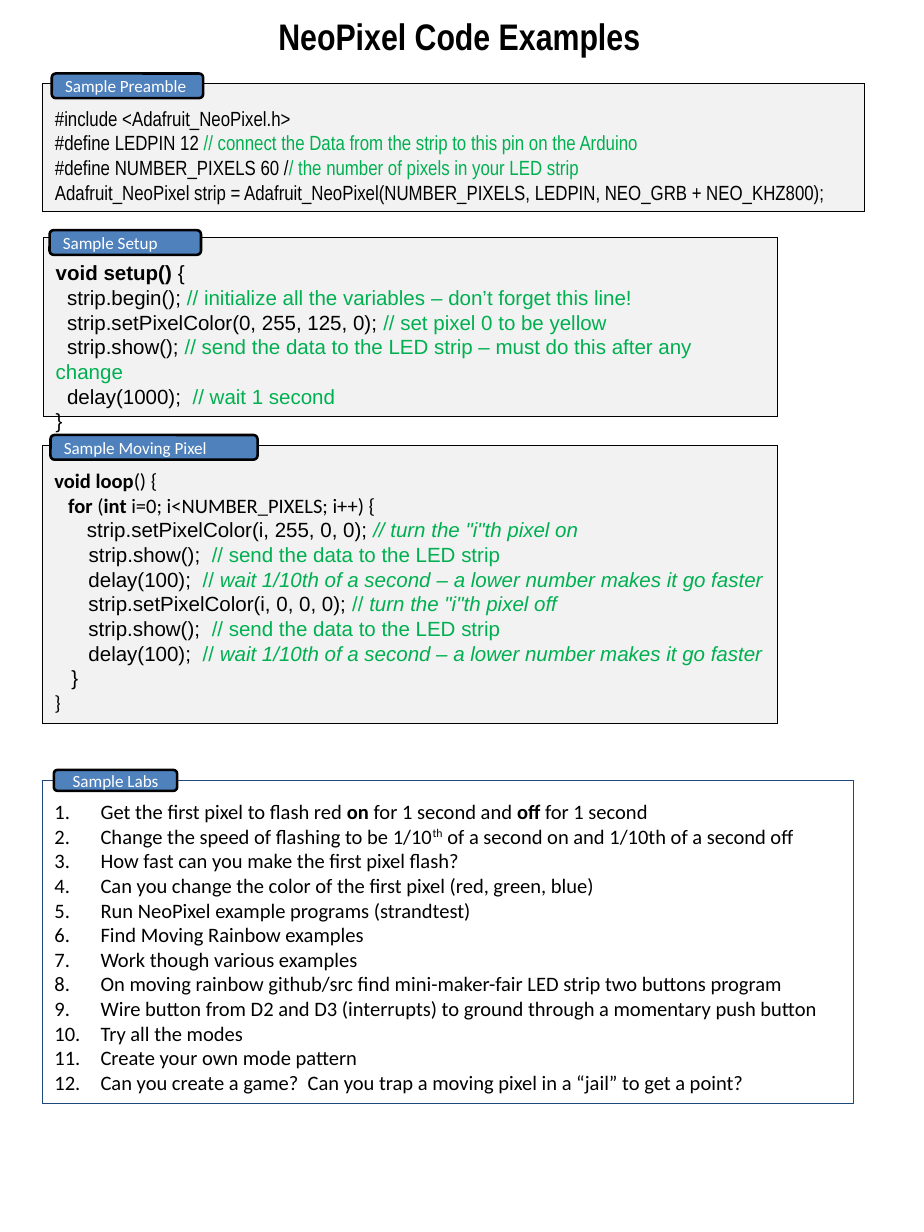
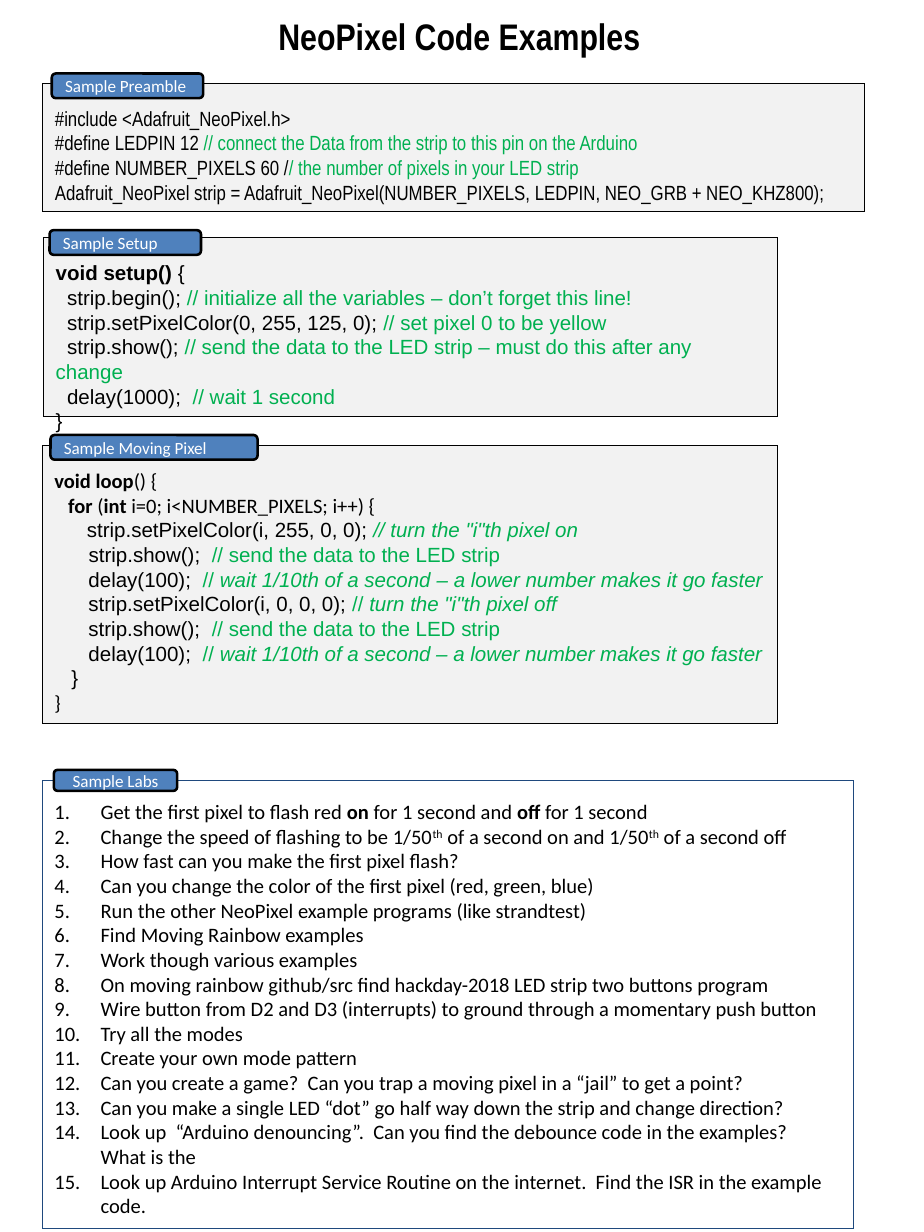
Before and after one commit to dmccreary/moving-rainbow, a slide deck: slide 2 of guide/2018-Teacher-Training.pptx. Drawn at 924x1232 pixels with LibreOffice and Linux fonts; fonts in the diff are those of the drawing. Boxes give left, top, right and bottom in pixels: in the first picture for what was removed or moved away, otherwise in the second. Text is boxed around its words. In the diff, an @@ line names an element or a change of style, - is before the commit and + after.

```diff
--- a/guide/2018-Teacher-Training.pptx
+++ b/guide/2018-Teacher-Training.pptx
@@ rectangle "Get the first pixel to ...": place and size @@
-rectangle "Get the first pixel to ..." at [42,781,853,1105]
+rectangle "Get the first pixel to ..." at [42,781,853,1230]
@@ text in rectangle at [101,829,787,848]: text changed @@
-2. Change the speed of flashing to be 1/10th of a second on and 1/10th of a second off
+2. Change the speed of flashing to be 1/50th of a second on and 1/50th of a second off
@@ text in rectangle at [101,903,586,922]: text changed @@
-5. Run NeoPixel example programs (strandtest)
+5. Run the other NeoPixel example programs (like strandtest)
@@ text in rectangle at [101,977,768,996]: text changed @@
-8. On moving rainbow github/src find mini-maker-fair LED strip two buttons program
+8. On moving rainbow github/src find hackday-2018 LED strip two buttons program
@@ text in rectangle at [101,1100,821,1213]: paragraphs added @@
+13. Can you make a single LED “dot” go half way down the strip and change direction?
+14. Look up “Arduino denouncing”. Can you find the debounce code in the examples? What is the
+15. Look up Arduino Interrupt Service Routine on the internet. Find the ISR in the example code.
```
Also in this commit, not shown: 1 other slide changed, 4 other files.
